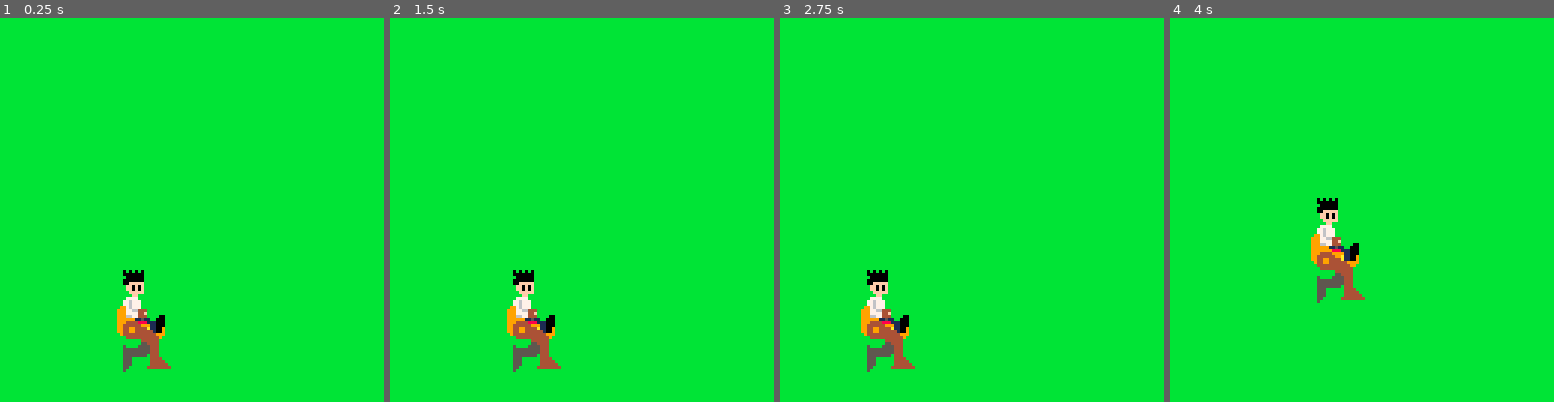
Above: before the commit, frames 1-4 (left to right).
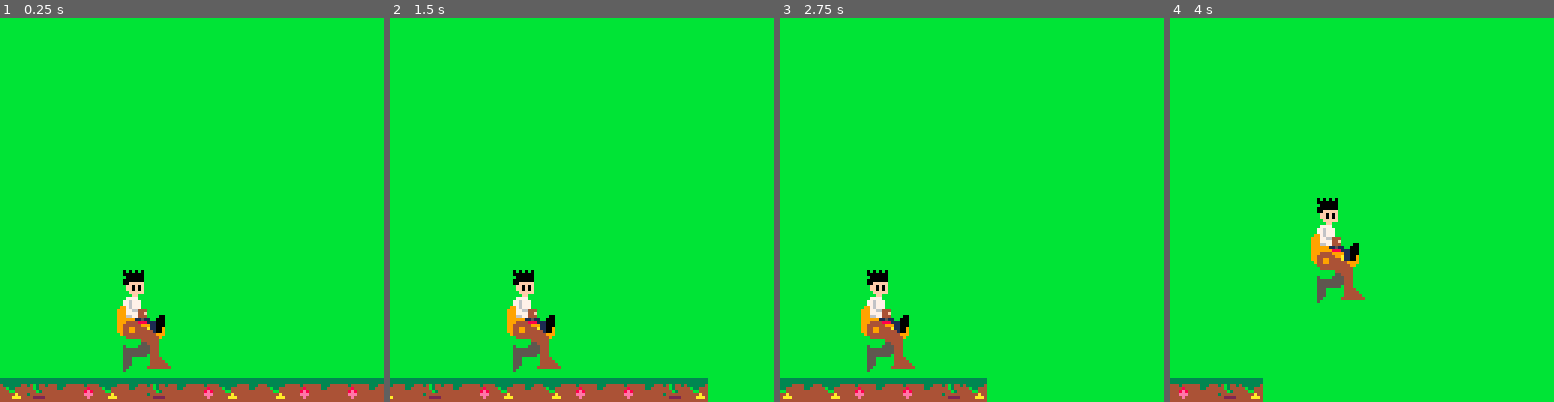
Above: after the commit, the same moments.

Repository: HingeAntoine/MekkaRunner
Game: PICO-8 cartridge mekkarunner.p8
Two runs of this game, one before a commit and one after it. Both use one fixed random seed, a clock stepped at 60 frames per second and the inputs below.
Inputs:
- Up to frame 1 (0.25 s): no input
- Up to frame 2 (1.5 s): no input
- Up to frame 3 (2.75 s): hold Left 1.97-2.37 s; hold Down from 2.42 s (still down)
- Up to frame 4 (4 s): release Down at 2.82 s; hold Right 2.87-3.53 s; hold Up from 3.58 s (still down)

The runs differ from the first frame. In frame 1, 6.1% of the frame differs, in the area x 0-100%, y 93-100%; in frame 2, 5.1%; in frame 3, 3.3%; in frame 4, 1.5%.

Commit message:
Added moving background

Diff:
--- a/mekkarunner.p8
+++ b/mekkarunner.p8
@@ -6,16 +6,14 @@
 bodyspr={5,{2,3}}
 frarmspr={7,{1,1}}
 handspr={23,{1,1}}
-
 legspr={10,{1,3}}
 forwardlegspr={13,{2,2}}
 backwardlegspr={11,{2,3}}
 
-
 xmac=40
 ymac=100
 
-vxmac=0
+--vxmac=0
 vymac=0
 
 is_jumping=false
@@ -38,6 +36,14 @@
 end
 
 --*******************
+function draw_background()
+ local v=1
+ local xstart=flr(frame_count/v)%8*(-1)
+ local xcell =flr(flr(frame_count/v)/8)
+
+ map(xcell,3, xstart,120, 18,1)
+end
+
 function draw_part(part,xc, yc,bk)
  bk = bk or false
  local s=part[1]
@@ -71,8 +77,6 @@
  elseif rid==2 then
   draw_part(forwardlegspr,xrel+6,yrel+1,true)
  end
-
- --draw_part(legspr,xrel+6,yrel-1,true)
 
  --draw_part(frarmspr,xrel+4,yrel-6)
  palt(0,false)
@@ -104,6 +108,9 @@
 
 function _draw()
  rectfill(0,0,127,127,11)
+
+ draw_background()
+
  draw_machine(xmac,ymac)
 end
 
@@ -267,165 +274,165 @@
 0000000000000000000000000000000000000000000000000000000000000000000000000000000000000000000000000000000000000000000000000000000000000000000000000000000000000000000000000000000000000000000000000000000000000000000000000000000000000000000000000000000000000000
 0000000000000000000000000000000000000000000000000000000000000000000000000000000000000000000000000000000000000000000000000000000000000000000000000000000000000000000000000000000000000000000000000000000000000000000000000000000000000000000000000000000000000000
 __map__
-0000000000000000000000000000000000000000000000000000000000000000000000000000000000000000000000000000000000000000000000000000000000000000000000000000000000000000000000000000000000000000000000000000000000000000000000000000000000000000000000000000000000000000
-0000000000000000000000000000000000000000000000000000000000000000000000000000000000000000000000000000000000000000000000000000000000000000000000000000000000000000000000000000000000000000000000000000000000000000000000000000000000000000000000000000000000000000
-0000000000000000000000000000000000000000000000000000000000000000000000000000000000000000000000000000000000000000000000000000000000000000000000000000000000000000000000000000000000000000000000000000000000000000000000000000000000000000000000000000000000000000
-8082838180828183000000000000000000000000000000000000000000000000000000000000000000000000000000000000000000000000000000000000000000000000000000000000000000000000000000000000000000000000000000000000000000000000000000000000000000000000000000000000000000000000
-0000000000000000000000000000000000000000000000000000000000000000000000000000000000000000000000000000000000000000000000000000000000000000000000000000000000000000000000000000000000000000000000000000000000000000000000000000000000000000000000000000000000000000
-0000000000000000000000000000000000000000000000000000000000000000000000000000000000000000000000000000000000000000000000000000000000000000000000000000000000000000000000000000000000000000000000000000000000000000000000000000000000000000000000000000000000000000
-0000000000000000000000000000000000000000000000000000000000000000000000000000000000000000000000000000000000000000000000000000000000000000000000000000000000000000000000000000000000000000000000000000000000000000000000000000000000000000000000000000000000000000
-0000000000000000000000000000000000000000000000000000000000000000000000000000000000000000000000000000000000000000000000000000000000000000000000000000000000000000000000000000000000000000000000000000000000000000000000000000000000000000000000000000000000000000
-0000000000000000000000000000000000000000000000000000000000000000000000000000000000000000000000000000000000000000000000000000000000000000000000000000000000000000000000000000000000000000000000000000000000000000000000000000000000000000000000000000000000000000
-0000000000000000000000000000000000000000000000000000000000000000000000000000000000000000000000000000000000000000000000000000000000000000000000000000000000000000000000000000000000000000000000000000000000000000000000000000000000000000000000000000000000000000
-0000000000000000000000000000000000000000000000000000000000000000000000000000000000000000000000000000000000000000000000000000000000000000000000000000000000000000000000000000000000000000000000000000000000000000000000000000000000000000000000000000000000000000
-0000000000000000000000000000000000000000000000000000000000000000000000000000000000000000000000000000000000000000000000000000000000000000000000000000000000000000000000000000000000000000000000000000000000000000000000000000000000000000000000000000000000000000
-0000000000000000000000000000000000000000000000000000000000000000000000000000000000000000000000000000000000000000000000000000000000000000000000000000000000000000000000000000000000000000000000000000000000000000000000000000000000000000000000000000000000000000
-0000000000000000000000000000000000000000000000000000000000000000000000000000000000000000000000000000000000000000000000000000000000000000000000000000000000000000000000000000000000000000000000000000000000000000000000000000000000000000000000000000000000000000
-0000000000000000000000000000000000000000000000000000000000000000000000000000000000000000000000000000000000000000000000000000000000000000000000000000000000000000000000000000000000000000000000000000000000000000000000000000000000000000000000000000000000000000
-0000000000000000000000000000000000000000000000000000000000000000000000000000000000000000000000000000000000000000000000000000000000000000000000000000000000000000000000000000000000000000000000000000000000000000000000000000000000000000000000000000000000000000
-0000000000000000000000000000000000000000000000000000000000000000000000000000000000000000000000000000000000000000000000000000000000000000000000000000000000000000000000000000000000000000000000000000000000000000000000000000000000000000000000000000000000000000
-0000000000000000000000000000000000000000000000000000000000000000000000000000000000000000000000000000000000000000000000000000000000000000000000000000000000000000000000000000000000000000000000000000000000000000000000000000000000000000000000000000000000000000
-0000000000000000000000000000000000000000000000000000000000000000000000000000000000000000000000000000000000000000000000000000000000000000000000000000000000000000000000000000000000000000000000000000000000000000000000000000000000000000000000000000000000000000
-0000000000000000000000000000000000000000000000000000000000000000000000000000000000000000000000000000000000000000000000000000000000000000000000000000000000000000000000000000000000000000000000000000000000000000000000000000000000000000000000000000000000000000
-0000000000000000000000000000000000000000000000000000000000000000000000000000000000000000000000000000000000000000000000000000000000000000000000000000000000000000000000000000000000000000000000000000000000000000000000000000000000000000000000000000000000000000
-0000000000000000000000000000000000000000000000000000000000000000000000000000000000000000000000000000000000000000000000000000000000000000000000000000000000000000000000000000000000000000000000000000000000000000000000000000000000000000000000000000000000000000
-0000000000000000000000000000000000000000000000000000000000000000000000000000000000000000000000000000000000000000000000000000000000000000000000000000000000000000000000000000000000000000000000000000000000000000000000000000000000000000000000000000000000000000
-0000000000000000000000000000000000000000000000000000000000000000000000000000000000000000000000000000000000000000000000000000000000000000000000000000000000000000000000000000000000000000000000000000000000000000000000000000000000000000000000000000000000000000
-0000000000000000000000000000000000000000000000000000000000000000000000000000000000000000000000000000000000000000000000000000000000000000000000000000000000000000000000000000000000000000000000000000000000000000000000000000000000000000000000000000000000000000
-0000000000000000000000000000000000000000000000000000000000000000000000000000000000000000000000000000000000000000000000000000000000000000000000000000000000000000000000000000000000000000000000000000000000000000000000000000000000000000000000000000000000000000
-0000000000000000000000000000000000000000000000000000000000000000000000000000000000000000000000000000000000000000000000000000000000000000000000000000000000000000000000000000000000000000000000000000000000000000000000000000000000000000000000000000000000000000
-0000000000000000000000000000000000000000000000000000000000000000000000000000000000000000000000000000000000000000000000000000000000000000000000000000000000000000000000000000000000000000000000000000000000000000000000000000000000000000000000000000000000000000
-0000000000000000000000000000000000000000000000000000000000000000000000000000000000000000000000000000000000000000000000000000000000000000000000000000000000000000000000000000000000000000000000000000000000000000000000000000000000000000000000000000000000000000
-0000000000000000000000000000000000000000000000000000000000000000000000000000000000000000000000000000000000000000000000000000000000000000000000000000000000000000000000000000000000000000000000000000000000000000000000000000000000000000000000000000000000000000
-0000000000000000000000000000000000000000000000000000000000000000000000000000000000000000000000000000000000000000000000000000000000000000000000000000000000000000000000000000000000000000000000000000000000000000000000000000000000000000000000000000000000000000
-0000000000000000000000000000000000000000000000000000000000000000000000000000000000000000000000000000000000000000000000000000000000000000000000000000000000000000000000000000000000000000000000000000000000000000000000000000000000000000000000000000000000000000
-…(130 lines of a section not shown)…
+0000000000000000000000570000000000000000000000000000000000000000000000000000000000000000000000000000000000000000000000000000000000000000000000000000000000000000000000000000000000000000000000000000000000000000000000000000000000000000000000000000000000000000
+0000000000000000000000000000000000000000000000000000000000000000000000000000000000000000000000000000000000000000000000000000000000000000000000000000000000000000000000000000000000000000000000000000000000000000000000000000000000000000000000000000000000000000
+0000000000000000000000000000000000000000000000000000000000000000000000000000000000000000000000000000000000000000000000000000000000000000000000000000000000000000000000000000000000000000000000000000000000000000000000000000000000000000000000000000000000000000
+8082838180828183818082818280818081838200000000000000000000000000000000000000000000000000000000000000000000000000000000000000000000000000000000000000000000000000000000000000000000000000000000000000000000000000000000000000000000000000000000000000000000000000
+0000000000000000000000000000000000000000000000000000000000000000000000000000000000000000000000000000000000000000000000000000000000000000000000000000000000000000000000000000000000000000000000000000000000000000000000000000000000000000000000000000000000000000
+0000000000000000000000000000000000000000000000000000000000000000000000000000000000000000000000000000000000000000000000000000000000000000000000000000000000000000000000000000000000000000000000000000000000000000000000000000000000000000000000000000000000000000
+0000000000000000000000000000000000000000000000000000000000000000000000000000000000000000000000000000000000000000000000000000000000000000000000000000000000000000000000000000000000000000000000000000000000000000000000000000000000000000000000000000000000000000
+0000000000000000000000000000000000000000000000000000000000000000000000000000000000000000000000000000000000000000000000000000000000000000000000000000000000000000000000000000000000000000000000000000000000000000000000000000000000000000000000000000000000000000
+0000000000000000000000000000000000000000000000000000000000000000000000000000000000000000000000000000000000000000000000000000000000000000000000000000000000000000000000000000000000000000000000000000000000000000000000000000000000000000000000000000000000000000
+0000000000000000000000000000000000000000000000000000000000000000000000000000000000000000000000000000000000000000000000000000000000000000000000000000000000000000000000000000000000000000000000000000000000000000000000000000000000000000000000000000000000000000
+0000000000000000000000000000000000000000000000000000000000000000000000000000000000000000000000000000000000000000000000000000000000000000000000000000000000000000000000000000000000000000000000000000000000000000000000000000000000000000000000000000000000000000
+0000000000000000000000000000000000000000000000000000000000000000000000000000000000000000000000000000000000000000000000000000000000000000000000000000000000000000000000000000000000000000000000000000000000000000000000000000000000000000000000000000000000000000
+0000000000000000000000000000000000000000000000000000000000000000000000000000000000000000000000000000000000000000000000000000000000000000000000000000000000000000000000000000000000000000000000000000000000000000000000000000000000000000000000000000000000000000
+0000000000000000000000000000000000000000000000000000000000000000000000000000000000000000000000000000000000000000000000000000000000000000000000000000000000000000000000000000000000000000000000000000000000000000000000000000000000000000000000000000000000000000
+0000000000000000000000000000000000000000000000000000000000000000000000000000000000000000000000000000000000000000000000000000000000000000000000000000000000000000000000000000000000000000000000000000000000000000000000000000000000000000000000000000000000000000
+0000000000000000000000000000000000000000000000000000000000000000000000000000000000000000000000000000000000000000000000000000000000000000000000000000000000000000000000000000000000000000000000000000000000000000000000000000000000000000000000000000000000000000
+0000000000000000000000000000000000000000000000000000000000000000000000000000000000000000000000000000000000000000000000000000000000000000000000000000000000000000000000000000000000000000000000000000000000000000000000000000000000000000000000000000000000000000
+0000000000000000000000000000000000000000000000000000000000000000000000000000000000000000000000000000000000000000000000000000000000000000000000000000000000000000000000000000000000000000000000000000000000000000000000000000000000000000000000000000000000000000
+0000000000000000000000000000000000000000000000000000000000000000000000000000000000000000000000000000000000000000000000000000000000000000000000000000000000000000000000000000000000000000000000000000000000000000000000000000000000000000000000000000000000000000
+0000000000000000000000000000000000000000000000000000000000000000000000000000000000000000000000000000000000000000000000000000000000000000000000000000000000000000000000000000000000000000000000000000000000000000000000000000000000000000000000000000000000000000
+0000000000000000000000000000000000000000000000000000000000000000000000000000000000000000000000000000000000000000000000000000000000000000000000000000000000000000000000000000000000000000000000000000000000000000000000000000000000000000000000000000000000000000
+0000000000000000000000000000000000000000000000000000000000000000000000000000000000000000000000000000000000000000000000000000000000000000000000000000000000000000000000000000000000000000000000000000000000000000000000000000000000000000000000000000000000000000
+0000000000000000000000000000000000000000000000000000000000000000000000000000000000000000000000000000000000000000000000000000000000000000000000000000000000000000000000000000000000000000000000000000000000000000000000000000000000000000000000000000000000000000
+0000000000000000000000000000000000000000000000000000000000000000000000000000000000000000000000000000000000000000000000000000000000000000000000000000000000000000000000000000000000000000000000000000000000000000000000000000000000000000000000000000000000000000
+0000000000000000000000000000000000000000000000000000000000000000000000000000000000000000000000000000000000000000000000000000000000000000000000000000000000000000000000000000000000000000000000000000000000000000000000000000000000000000000000000000000000000000
+0000000000000000000000000000000000000000000000000000000000000000000000000000000000000000000000000000000000000000000000000000000000000000000000000000000000000000000000000000000000000000000000000000000000000000000000000000000000000000000000000000000000000000
+0000000000000000000000000000000000000000000000000000000000000000000000000000000000000000000000000000000000000000000000000000000000000000000000000000000000000000000000000000000000000000000000000000000000000000000000000000000000000000000000000000000000000000
+0000000000000000000000000000000000000000000000000000000000000000000000000000000000000000000000000000000000000000000000000000000000000000000000000000000000000000000000000000000000000000000000000000000000000000000000000000000000000000000000000000000000000000
+0000000000000000000000000000000000000000000000000000000000000000000000000000000000000000000000000000000000000000000000000000000000000000000000000000000000000000000000000000000000000000000000000000000000000000000000000000000000000000000000000000000000000000
+0000000000000000000000000000000000000000000000000000000000000000000000000000000000000000000000000000000000000000000000000000000000000000000000000000000000000000000000000000000000000000000000000000000000000000000000000000000000000000000000000000000000000000
+0000000000000000000000000000000000000000000000000000000000000000000000000000000000000000000000000000000000000000000000000000000000000000000000000000000000000000000000000000000000000000000000000000000000000000000000000000000000000000000000000000000000000000
+0000000000000000000000000000000000000000000000000000000000000000000000000000000000000000000000000000000000000000000000000000000000000000000000000000000000000000000000000000000000000000000000000000000000000000000000000000000000000000000000000000000000000000
+…(130 lines of a section not shown)…
